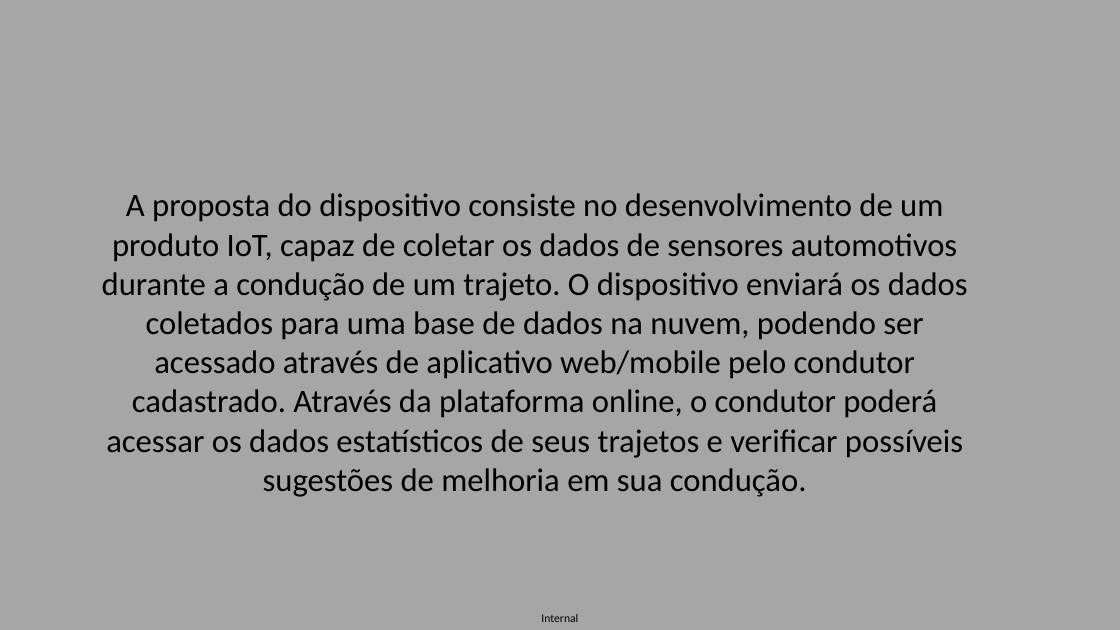
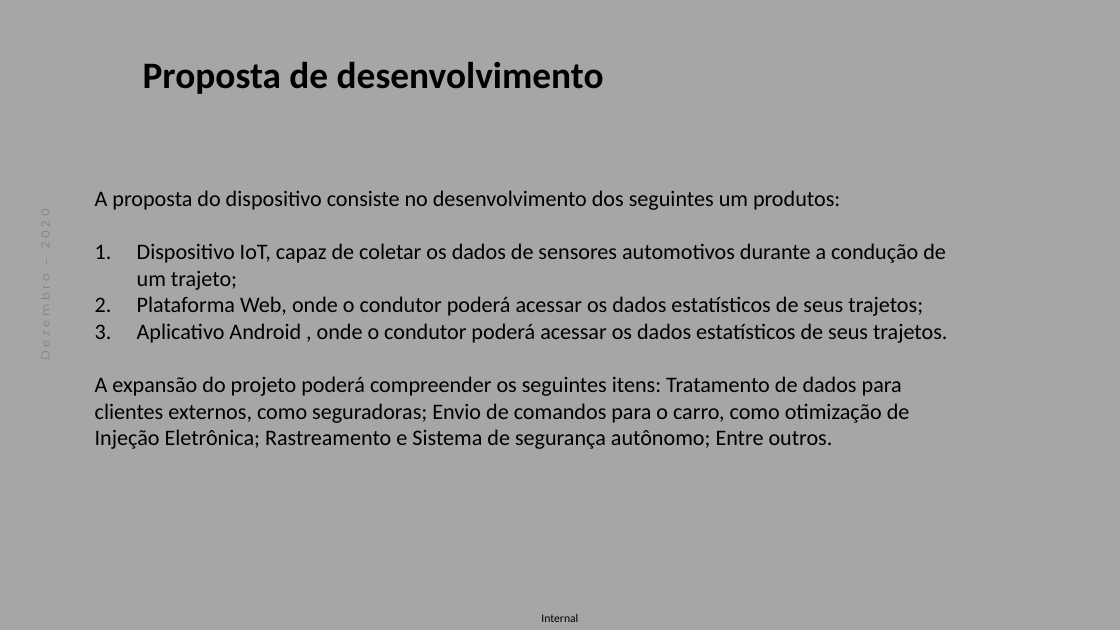
Before and after one commit to rafargp/final_project_senai, a slide deck: slide 5 of 1.Propose/1.Propose Presentation.pptx. Drawn at 1120x630 pixels with LibreOffice and Linux fonts; fonts in the diff are those of the drawing; background and template pictures are left out. Boxes give left, top, right and bottom in pixels: in the first picture for what was removed or moved away, otherwise in the second. Text is boxed around its words. In the diff, an @@ line names an element or a change of style, - is before the commit and + after.

```diff
--- a/1.Propose/1.Propose Presentation.pptx
+++ b/1.Propose/1.Propose Presentation.pptx
@@ text added at bbox=[143, 62, 604, 94], 32 pt, text #000000, bold @@
+Proposta de desenvolvimento
@@ text added at bbox=[35, 201, 56, 400], 10 pt, text #808080 @@
+Dezembro – 2020
@@ text at bbox=[95, 190, 947, 449]: text changed; size 28 to 19 pt @@
-A proposta do dispositivo consiste no desenvolvimento de um produto IoT, capaz de coletar os dados de sensores automotivos durante a condução de um trajeto. O dispositivo enviará os dados coletados para uma base de dados na nuvem, podendo ser acessado através de aplicativo web/mobile pelo condutor cadastrado. Através da plataforma online, o condutor poderá acessar os dados estatísticos de seus trajetos e verificar possíveis sugestões de melhoria em sua condução.
+A proposta do dispositivo consiste no desenvolvimento dos seguintes um produtos:
+1. Dispositivo IoT, capaz de coletar os dados de sensores automotivos durante a condução de um trajeto;
+2. Plataforma Web, onde o condutor poderá acessar os dados estatísticos de seus trajetos;
+3. Aplicativo Android , onde o condutor poderá acessar os dados estatísticos de seus trajetos.
+A expansão do projeto poderá compreender os seguintes itens: Tratamento de dados para clientes externos, como seguradoras; Envio de comandos para o carro, como otimização de Injeção Eletrônica; Rastreamento e Sistema de segurança autônomo; Entre outros.
```
Also in this commit, not shown: 13 other slides changed, 8 slides added, 15 slides removed.
